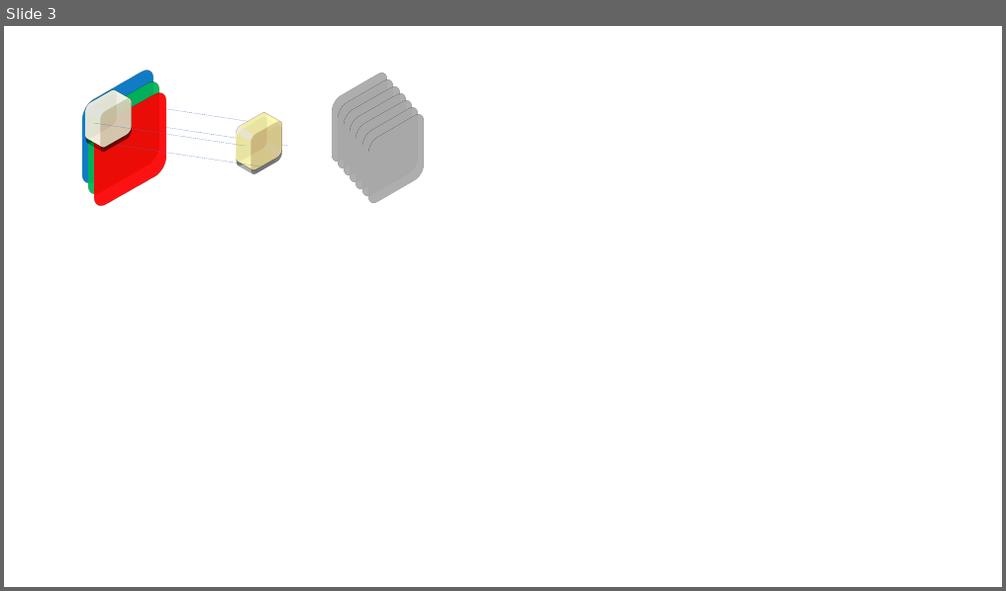
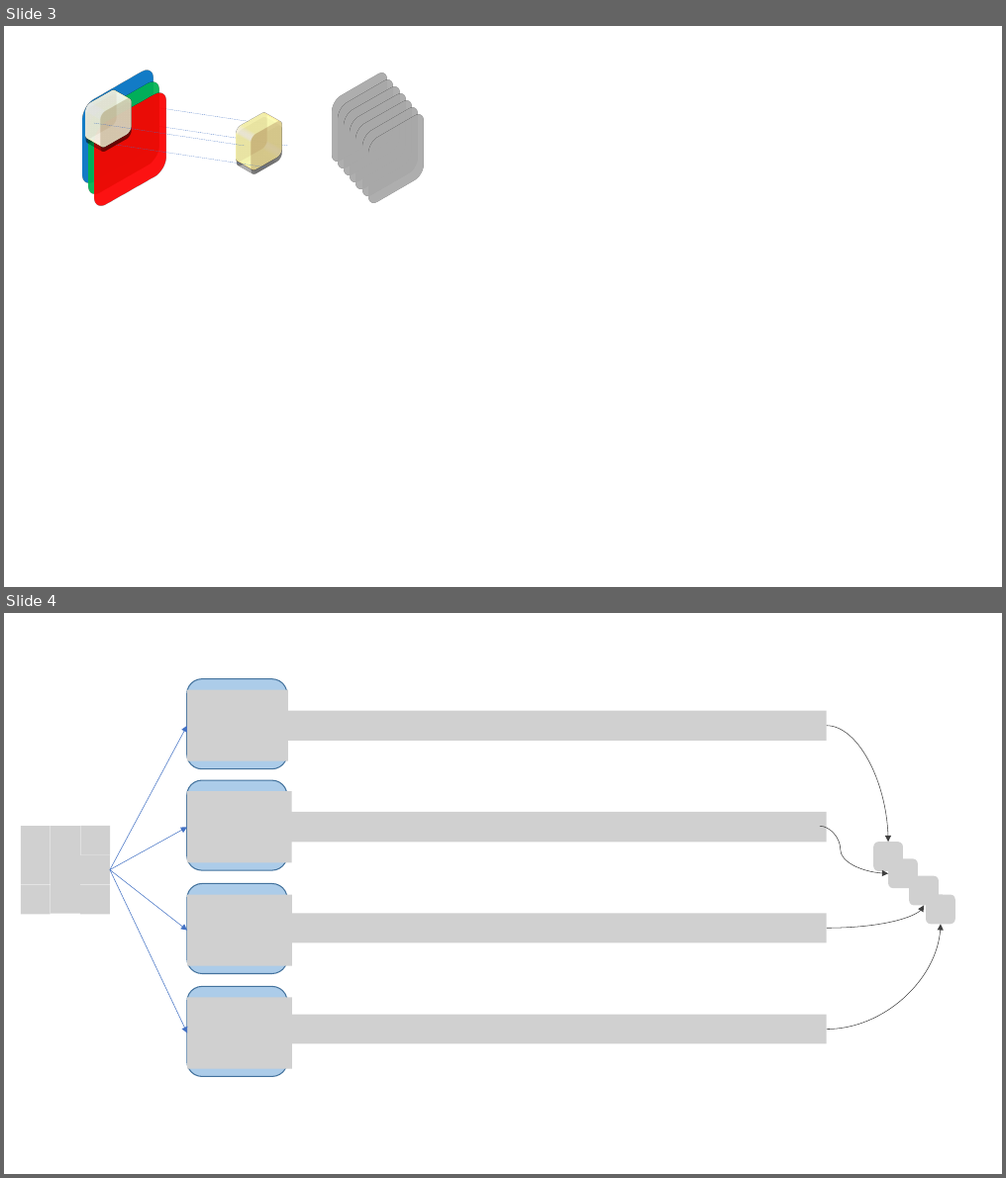
Before and after one commit to fccarvalho2/Deep-Learning, a slide deck: Figuras/Figuras.pptx. Shown one above the other, each under a label of ours: slide 3 before the commit, slides 3 and 4 after it. The pictures are 1006x591 and 1006x1178 pixels, drawn with LibreOffice and Linux fonts; fonts in the diff are those of the drawing; grey boxes stand for pictures. Boxes give left, top, right and bottom in pixels: in the first picture for what was removed or moved away, otherwise in the second. Text is boxed around its words. In the diff, an @@ line names an element or a change of style, - is before the commit and + after.

```diff
--- a/Figuras/Figuras.pptx
+++ b/Figuras/Figuras.pptx
@@ slide 4 added at bbox=[4, 613, 1002, 1174], background #FFFFFF @@
@@ rounded rectangle added at bbox=[187, 679, 287, 768], fill #5B9BD5 at 50% opacity, outline #43739E 1 pt @@
@@ picture added at bbox=[187, 690, 288, 761] @@
@@ arrow added from (110, 869) to (187, 725), #4472C4 0.5 pt @@
@@ picture added at bbox=[287, 710, 827, 741] @@
@@ curved arrow added from (827, 725) to (888, 842), #404040 0.5 pt @@
@@ rounded rectangle added at bbox=[187, 780, 287, 870], fill #5B9BD5 at 50% opacity, outline #43739E 1 pt @@
@@ picture added at bbox=[187, 791, 292, 863] @@
@@ picture added at bbox=[287, 812, 827, 842] @@
@@ arrow added from (110, 869) to (187, 827), #4472C4 0.5 pt @@
@@ curved arrow added from (820, 827) to (888, 873), #404040 0.5 pt @@
@@ picture added at bbox=[874, 842, 903, 871] @@
@@ group added at bbox=[21, 826, 110, 914]: 9 pictures @@
@@ arrow added from (110, 869) to (187, 931), #4472C4 0.5 pt @@
@@ arrow added from (110, 869) to (187, 1034), #4472C4 0.5 pt @@
@@ picture added at bbox=[888, 860, 918, 888] @@
@@ picture added at bbox=[909, 875, 939, 905] @@
@@ rounded rectangle added at bbox=[187, 884, 288, 973], fill #5B9BD5 at 50% opacity, outline #43739E 1 pt @@
@@ picture added at bbox=[187, 894, 292, 966] @@
@@ curved arrow added from (827, 928) to (924, 906), #404040 0.5 pt @@
@@ picture added at bbox=[927, 894, 955, 924] @@
@@ picture added at bbox=[287, 913, 827, 943] @@
@@ curved arrow added from (827, 1029) to (941, 925), #404040 0.5 pt @@
@@ rounded rectangle added at bbox=[187, 986, 288, 1076], fill #5B9BD5 at 50% opacity, outline #43739E 1 pt @@
@@ picture added at bbox=[187, 998, 292, 1069] @@
@@ picture added at bbox=[287, 1015, 827, 1045] @@
```
Also in this commit, not shown: 1 other slide added, 5 other files.
